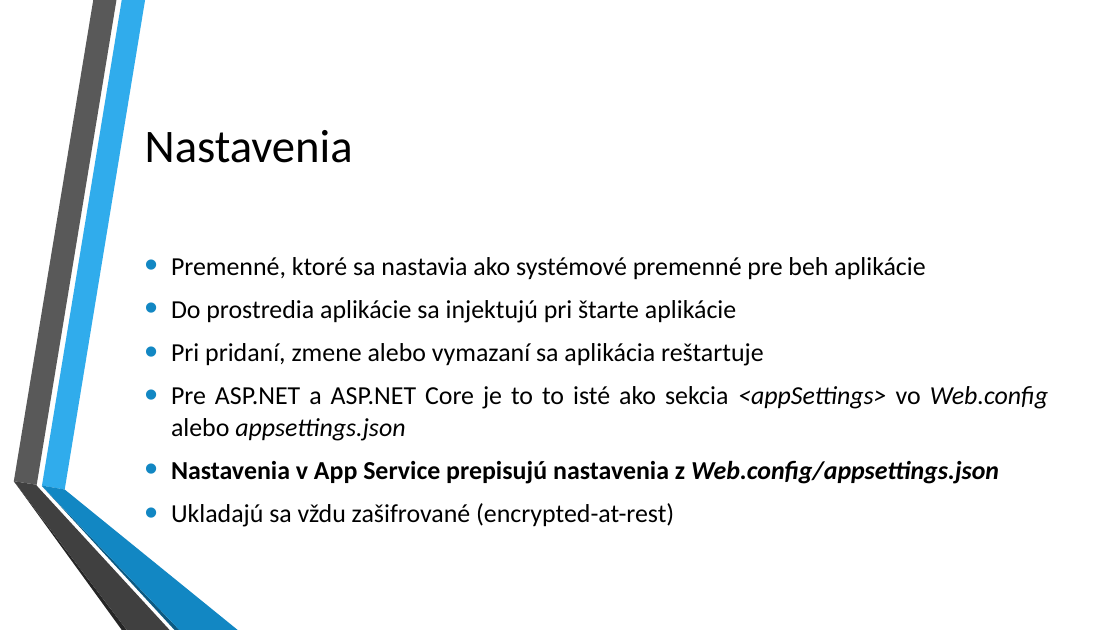
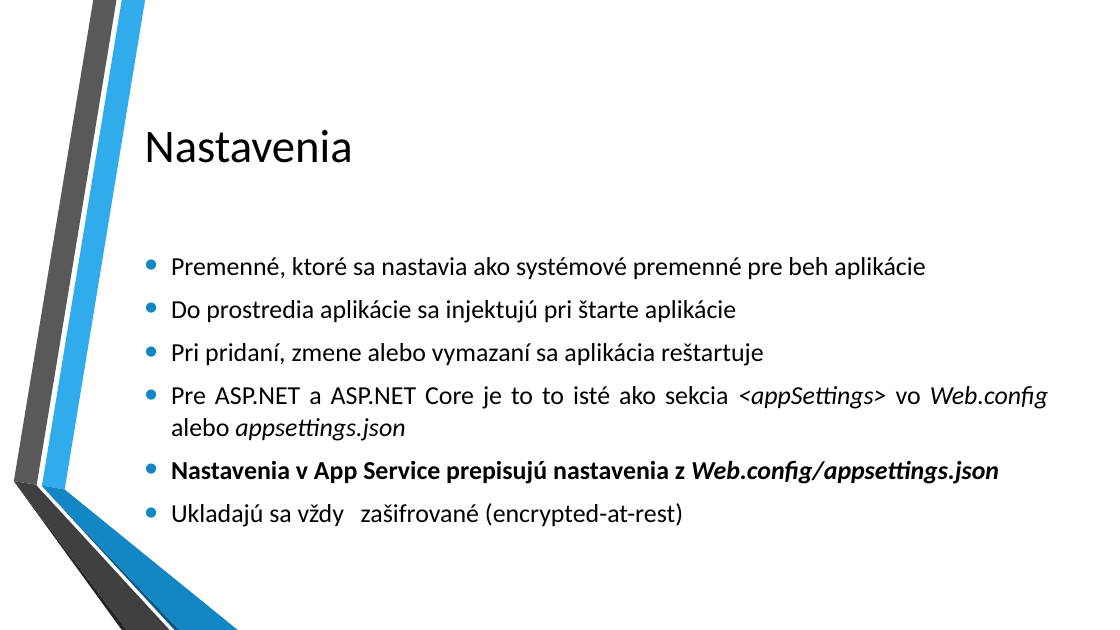
Before and after one commit to kubinko/Azure-Resources-Overview, a slide deck: slide 9 of 03 - App Service/03 - App Service.pptx. Drawn at 1120x630 pixels with LibreOffice and Linux fonts; fonts in the diff are those of the drawing; background and template pictures are left out. Boxes give left, top, right and bottom in pixels: in the first picture for what was removed or moved away, otherwise in the second. Text is boxed around its words. In the diff, an @@ line names an element or a change of style, - is before the commit and + after.

```diff
--- a/03 - App Service/03 - App Service.pptx
+++ b/03 - App Service/03 - App Service.pptx
@@ text at <box>171,503,683,527</box>: text changed @@
-• Ukladajú sa vždu zašifrované (encrypted-at-rest)
+• Ukladajú sa vždy zašifrované (encrypted-at-rest)
```
Also in this commit, not shown: 9 other slides changed, 54 other files.
